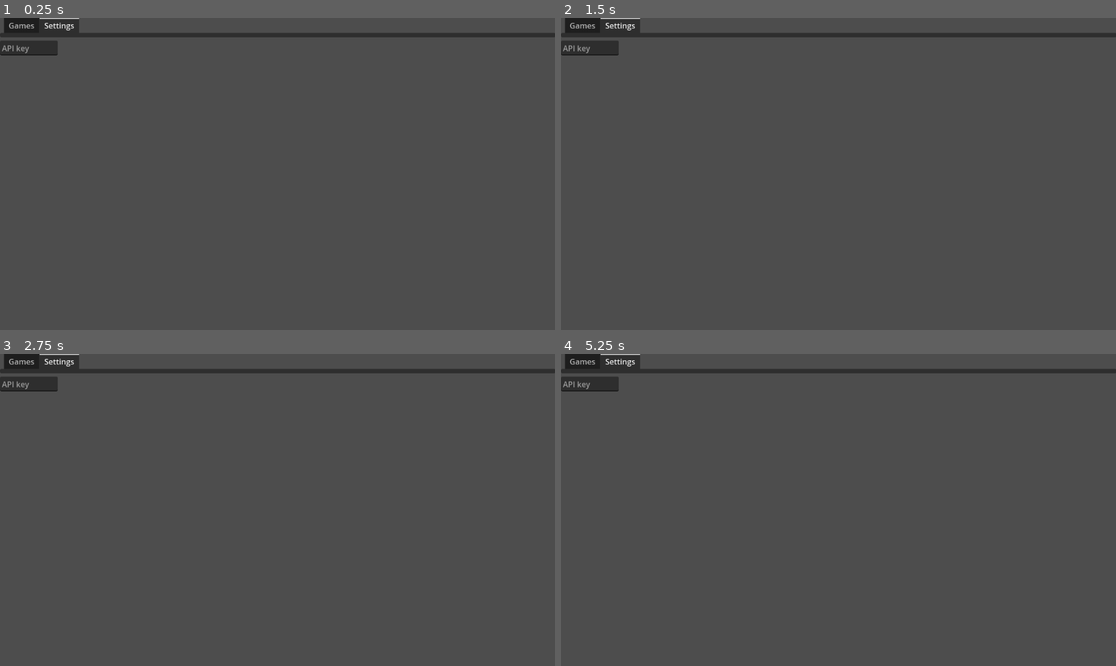
Above: before the commit, frames 1-4 (two rows, left to right).
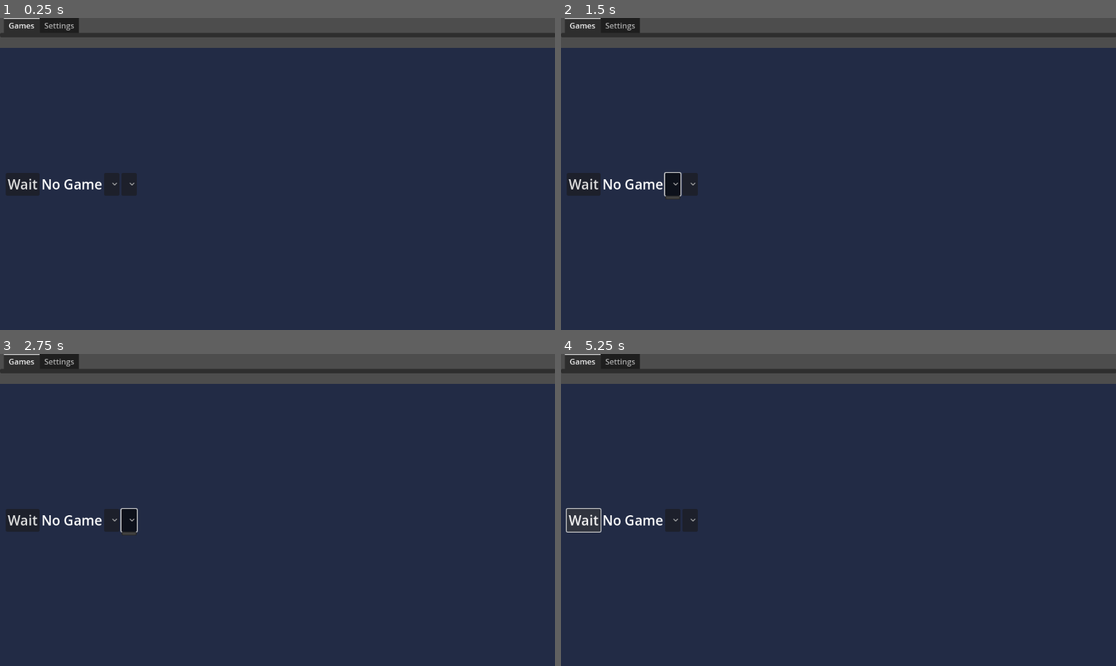
Above: after the commit, the same moments.

Repository: Ksawex4/NovaProot-Hub
Game: Godot game, scene res://scenes/main_desktop.tscn
Same seed, same stepped clock (60 frames per second), same inputs: the game is played once before the commit and once after it. The engine's default icon, where the game draws it, is replaced by a stand-in: a white triangle on a blue panel in a dark square.
Inputs (mouse positions are in pixels of both pictures, inside the frame that each line leads up to):
- Up to frame 1 (0.25 s): no input
- Up to frame 2 (1.5 s): click (583, 183) at 0.5 s, where only the run after the commit has a clickable "Wait"; click (672, 183) at 1.27 s
- Up to frame 3 (2.75 s): click (127, 519) at 2.02 s
- Up to frame 4 (5.25 s): click (583, 519) at 2.75 s, where only the run after the commit has a clickable "Wait"; click (672, 519) at 3.52 s; click (688, 519) at 4.27 s; click (583, 519) at 5 s, where only the run after the commit has a clickable "Wait"

The runs differ from the first frame. In frame 1, 91% of the frame differs, in the area x 0-100%, y 0-100%; in frame 2, 91%; in frame 3, 91%; in frame 4, 91%.

Commit message:
Moved all http requests to HttpManager
a bit buggy, will fix later

Diff:
--- a/project.godot
+++ b/project.godot
@@ -17,11 +17,12 @@
 
 [autoload]
 
+HttpMan="*res://scripts/globals/HttpManager.gd"
+SaveMan="*res://scripts/globals/SaveManager.gd"
+FileMan="*res://scripts/globals/FileManager.gd"
+ZipMan="*res://scripts/globals/ZipManager.gd"
+GithubApiMan="*res://scripts/globals/GithubApiMan.gd"
 GamesMan="*res://scripts/globals/GamesManager.gd"
-GithubApiMan="*res://scripts/globals/GithubApiMan.gd"
-SaveMan="*res://scripts/globals/SaveManager.gd"
-ZipMan="*res://scripts/globals/ZipManager.gd"
-FileMan="*res://scripts/globals/FileManager.gd"
 
 [rendering]
 
--- a/scenes/main_desktop.tscn
+++ b/scenes/main_desktop.tscn
@@ -16,10 +16,9 @@
 [node name="TabContainer" type="TabContainer" parent="."]
 offset_right = 1153.0
 offset_bottom = 40.0
-current_tab = 1
+current_tab = 0
 
 [node name="Games" type="TabBar" parent="TabContainer"]
-visible = false
 layout_mode = 2
 metadata/_tab_index = 0
 
@@ -87,6 +86,7 @@
 script = ExtResource("1_bwdwl")
 
 [node name="Settings" type="TabBar" parent="TabContainer"]
+visible = false
 layout_mode = 2
 script = ExtResource("7_uxsxu")
 metadata/_tab_index = 1
--- a/scripts/globals/FileManager.gd
+++ b/scripts/globals/FileManager.gd
@@ -6,7 +6,6 @@
 
 
 func download_game(game_id: String, version: String, game_release: Dictionary, os: String) -> void:
-	#var game = GamesMan.Games.get(game_id)
 	print(game_release)
 	var assets: Dictionary = game_release.get("assets", {})
 	var game_url: String = assets.get(os, "")
--- a/scripts/globals/GamesManager.gd
+++ b/scripts/globals/GamesManager.gd
@@ -2,43 +2,18 @@
 # This scripts gets data for the games from the repo
 # getting certain release string: "/releases/tags/%s" % "v0.1.0"
 
-var Http_requester := HTTPRequest.new()
 var Games: Dictionary = {}
 signal UpdateGames()
 
 
 func _ready() -> void:
-	add_child(Http_requester)
-	Http_requester.request_completed.connect(self._request_complete)
-	var headers := [
-		"Authorization: %s" % GithubApiMan.Api_key,
-		"User-Agent: NovaProot-Hub",
-	]
-	var err := Http_requester.request("http://localhost:12345/games.json", headers)
+	var response = await HttpMan.request("http://localhost:12345/games.json", true, false)
+	var err = response["error"]
 	if err != OK:
 		print("error with http request: ", err)
 
-
-func _request_complete(result, response_code, _headers, body) -> void:
-	if result != OK:
-		print("result is ", result)
-		load_from_cache()
-		return
-	if response_code != 200:
-		print("response code ", response_code)
-		load_from_cache()
-		return
-
-	var json = JSON.new()
-	var err := json.parse(body.get_string_from_utf8())
-	if err != OK:
-		print("Failed to parse: ", err)
-		load_from_cache()
-		return
-	var response = json.get_data()
-
-	if response is Dictionary:
-		Games = response
+	if response["data"] is Dictionary:
+		Games = response["data"]
 		SaveMan.save_file("games.json", Games)
 		UpdateGames.emit()
 	else:
--- a/scripts/globals/GithubApiMan.gd
+++ b/scripts/globals/GithubApiMan.gd
@@ -2,36 +2,19 @@
 
 const TAGS_URL = "https://api.github.com/repos/REPO/tags" # REPO is for example Ksawex4/Block-Jumper
 const RELEASE_URL = "https://api.github.com/repos/REPO/releases/tags/TAG"
-var Http_requester := HTTPRequest.new()
 var Api_key: String = ""
 
-func _ready() -> void:
-	add_child(Http_requester)
+## repository has to be Author/Repository for example "Ksawex4/Block-Jumper
+func get_repo_tags(repository: String) -> Array:
+	var url := TAGS_URL.replace("REPO", repository)
+	var response := await HttpMan.request(url, true, false)
 
-# repository has to be Author/Repository for example "Ksawex4/Block-Jumper
-func get_repo_tags(repository: String) -> Array:
-	var headers := [
-		"Authorization: %s" % GithubApiMan.Api_key,
-		"User-Agent: NovaProot-Hub",
-	]
-	Http_requester.request(TAGS_URL.replace("REPO", repository), headers)
-	var result: Array = await Http_requester.request_completed
-	var body = result[3]
-	if result[0] != OK:
-		print("result is ", result)
+	print(response)
+	if not response["data"] is Array:
 		return []
-	if result[1] != 200:
-		print("response code ", result[1])
-		return []
-	var json = JSON.new()
-	var err := json.parse(body.get_string_from_utf8())
-	if err != OK:
-		print("Failed to parse: ", err)
-		return []
-	var response = json.get_data()
 
-	var tags: Array[String] = []
-	for x in response:
+	var tags := []
+	for x in response["data"]:
 		var tag = x.get("name")
 		if tag:
 			tags.append(tag)
@@ -39,67 +22,41 @@
 
 
 func get_repo_version(repository: String, version: String) -> Dictionary:
-	var headers := [
-		"Authorization: %s" % GithubApiMan.Api_key,
-		"User-Agent: NovaProot-Hub",
-	]
-	Http_requester.request(RELEASE_URL.replace("REPO", repository).replace("TAG", version), headers)
+	var url := RELEASE_URL.replace("REPO", repository).replace("TAG", version)
+	var responsee := await HttpMan.request(url, true, false)
+	var response = responsee["data"]
 
-	var result: Array = await Http_requester.request_completed
-	var body = result[3]
-	if result[0] != OK:
-		print("result is ", result)
-		return {}
-	if result[1] != 200:
-		print("response code ", result[1])
-		return {}
-	var json = JSON.new()
-	var err := json.parse(body.get_string_from_utf8())
-	if err != OK:
-		print("Failed to parse: ", err)
-		return {}
-	var response = json.get_data()
+	if response is Dictionary:
+		var data: Dictionary[String, Variant] = {}
+		data.set("name", response.get("name"))
+		data.set("body", response.get("body"))
+		var game_downloads: Dictionary[String, String] = {}
+		for asset in response.get("assets"):
+			var asset_name: String = asset.get("name")
+			asset_name = asset_name.to_lower()
+			var asset_url: String = asset.get("url")
+			if asset_name.ends_with(".apk"):
+				game_downloads.set("Android", asset_url)
+				continue
+			if asset_name.contains("linux"):
+				game_downloads.set("Linux", asset_url)
+				continue
+			if asset_name.contains("windows"):
+				game_downloads.set("Windows", asset_url)
+				continue
+		data.set("assets", game_downloads)
 
-	print(response)
-	var data := {}
-	data.set("name", response.get("name", "Failed to get name"))
-	data.set("body", response.get("body", "Failed to get body"))
-	var game_downloads: Dictionary[String, String] = {}
-	for asset in response.get("assets"):
-		var asset_name: String = asset.get("name")
-		asset_name = asset_name.to_lower()
-		var asset_url: String = asset.get("url")
-		if asset_name.ends_with(".apk"):
-			game_downloads.set("Android", asset_url)
-			continue
-		if asset_name.contains("linux"):
-			game_downloads.set("Linux", asset_url)
-			continue
-		if asset_name.contains("windows"):
-			game_downloads.set("Windows", asset_url)
-			continue
-	data.set("assets", game_downloads)
-
-	return data
+		return data
+	return {}
 
 
 ## return an empty string if failed, else returns the path of the downloaded file for the game
 func download_game(url: String, save_file_path: String = "user://downloads/") -> String:
 	print("download begin")
 	var downloaded_file_path := save_file_path + url.get_file()
-	Http_requester.download_file = downloaded_file_path
-	var headers := [
-		"Authorization: %s" % GithubApiMan.Api_key,
-		"User-Agent: NovaProot-Hub",
-	]
-	Http_requester.request(url, headers)
-	var result: Array = await Http_requester.request_completed
-	if result[0] != OK:
-		print("result is ", result[0])
-		return ""
-	if result[1] != 200:
-		print("response code ", result[1])
-		return ""
+
+	var file_path = await HttpMan.request(url, true, true, downloaded_file_path)
+	print(file_path, " ", downloaded_file_path, " ", file_path == downloaded_file_path)
 
 	if not FileAccess.file_exists(downloaded_file_path):
 		push_error("Downloaded file, missing after write: ", downloaded_file_path)
--- /dev/null
+++ b/scripts/globals/HttpManager.gd
@@ -0,0 +1,52 @@
+extends Node
+
+enum NovaError {
+	SUCESS,
+	WRONG_RESPONSE,
+	PARSE_ERROR,
+}
+@onready var Http_requester := HTTPRequest.new()
+
+func _ready() -> void:
+	add_child(Http_requester)
+
+## [0] is NovaError, [1] is return
+func request(url: String, include_github_api: bool = true, download_to_file: bool=false, download_path: String="user://") -> Dictionary:
+	# Headers
+	var headers := []
+	if include_github_api:
+		headers = [
+			"Authorization: %s" % GithubApiMan.Api_key,
+			"User-Agent: NovaProot-Hub",
+		]
+
+	# Checking if download path exists + file_path variable
+	if not DirAccess.dir_exists_absolute(download_path):
+		DirAccess.make_dir_recursive_absolute(download_path)
+	var download_file_path := download_path + url.get_file()
+
+	# reseting download_file path
+	Http_requester.download_file = ""
+	if download_file_path:
+		Http_requester.download_file = download_file_path
+
+	Http_requester.request(url, headers)
+
+	var result = await Http_requester.request_completed
+	if result[0] != OK or result[1] != 200:
+		print("Failed, result: %s, response_code: %s" % [result[0], result[1]])
+		return {"error": NovaError.WRONG_RESPONSE, "data": null}
+
+
+	if download_to_file:
+		return {"error": NovaError.SUCESS, "data": download_file_path}
+
+	# parsing
+	var json = JSON.new()
+	var err = json.parse(result[3].get_string_from_utf8())
+	if err != OK:
+		print("Failed to parse: ", err)
+		return {"error": NovaError.PARSE_ERROR, "data": null}
+	var response = json.get_data()
+
+	return {"error": NovaError.SUCESS, "data": response}
Not shown, added: export_presets.cfg
Not shown, added: scripts/globals/HttpManager.gd.uid
